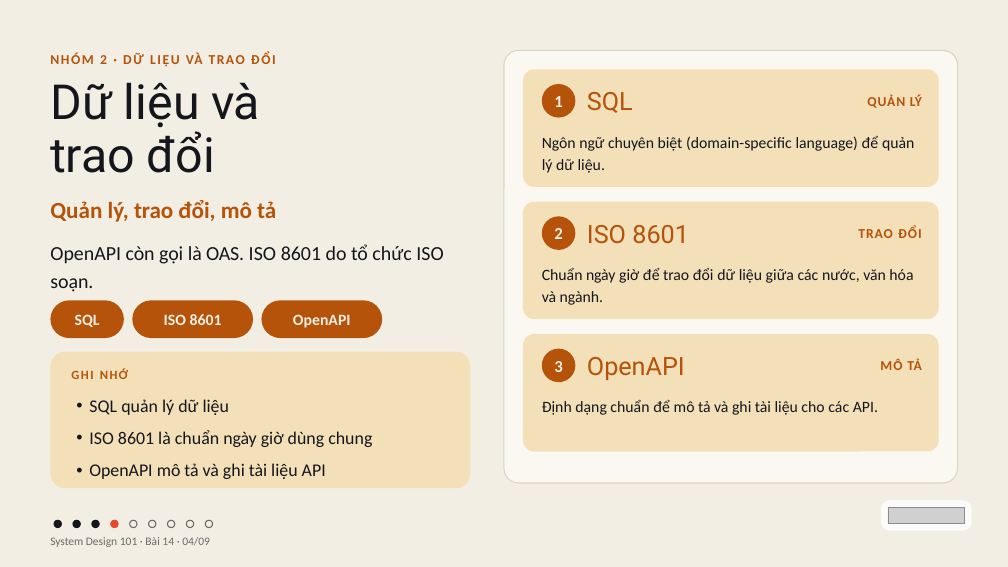
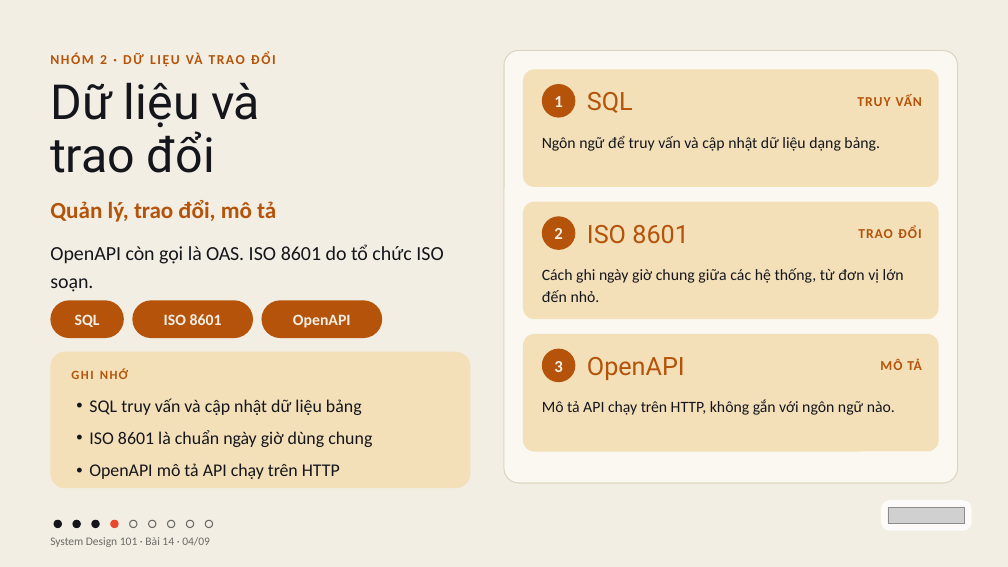
Before and after one commit to vohoailinh90/tool-marketing-studio, a slide deck: slide 4 of system-design-101/vi/lessons/sd-10-014/slides/sd-10-014.pptx. Drawn at 1008x567 pixels with LibreOffice and Linux fonts; fonts in the diff are those of the drawing; grey boxes stand for pictures. Boxes give left, top, right and bottom in pixels: in the first picture for what was removed or moved away, otherwise in the second. Text is boxed around its words. In the diff, an @@ line names an element or a change of style, - is before the commit and + after.

```diff
--- a/system-design-101/vi/lessons/sd-10-014/slides/sd-10-014.pptx
+++ b/system-design-101/vi/lessons/sd-10-014/slides/sd-10-014.pptx
@@ text at (x1=857, y1=94, x2=922, y2=106): text changed @@
-QUẢN LÝ
+TRUY VẤN
@@ text at (x1=542, y1=136, x2=880, y2=151): text changed @@
-Ngôn ngữ chuyên biệt (domain-specific language) để quản lý dữ liệu.
+Ngôn ngữ để truy vấn và cập nhật dữ liệu dạng bảng.
@@ text at (x1=542, y1=268, x2=904, y2=302): text changed @@
-Chuẩn ngày giờ để trao đổi dữ liệu giữa các nước, văn hóa và ngành.
+Cách ghi ngày giờ chung giữa các hệ thống, từ đơn vị lớn đến nhỏ.
@@ text at (x1=89, y1=398, x2=362, y2=415): text changed @@
-• SQL quản lý dữ liệu
+• SQL truy vấn và cập nhật dữ liệu bảng
@@ text at (x1=542, y1=399, x2=895, y2=415): text changed @@
-Định dạng chuẩn để mô tả và ghi tài liệu cho các API.
+Mô tả API chạy trên HTTP, không gắn với ngôn ngữ nào.
@@ text at (x1=89, y1=463, x2=340, y2=479): text changed @@
-• OpenAPI mô tả và ghi tài liệu API
+• OpenAPI mô tả API chạy trên HTTP
```
Also in this commit, not shown: 7 other slides changed, 4 other files.
